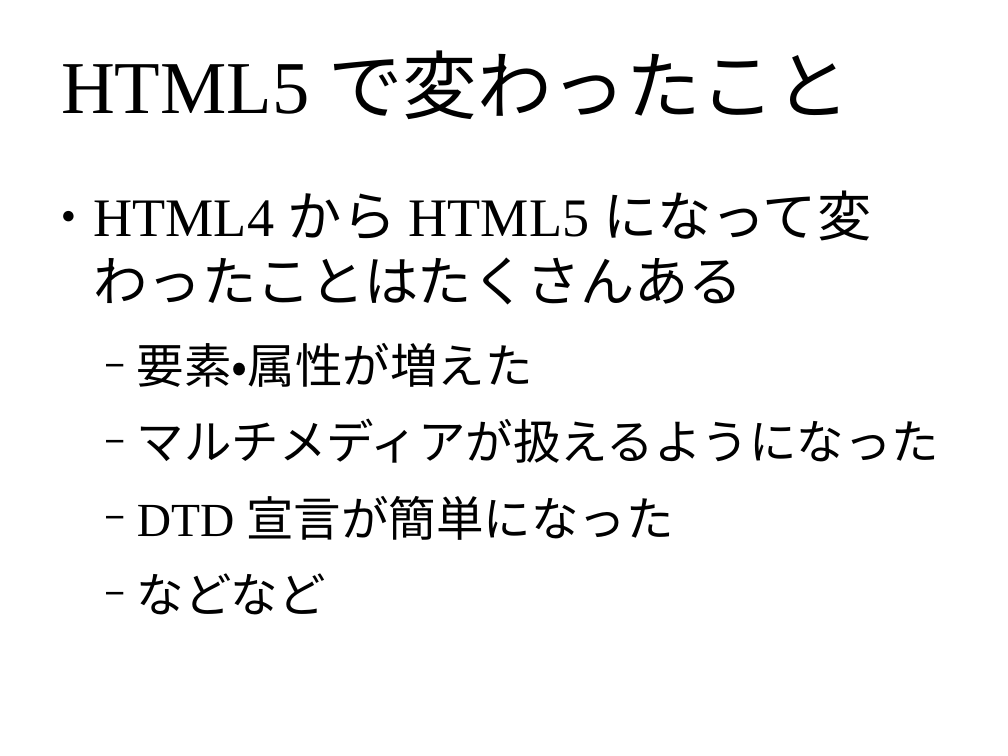
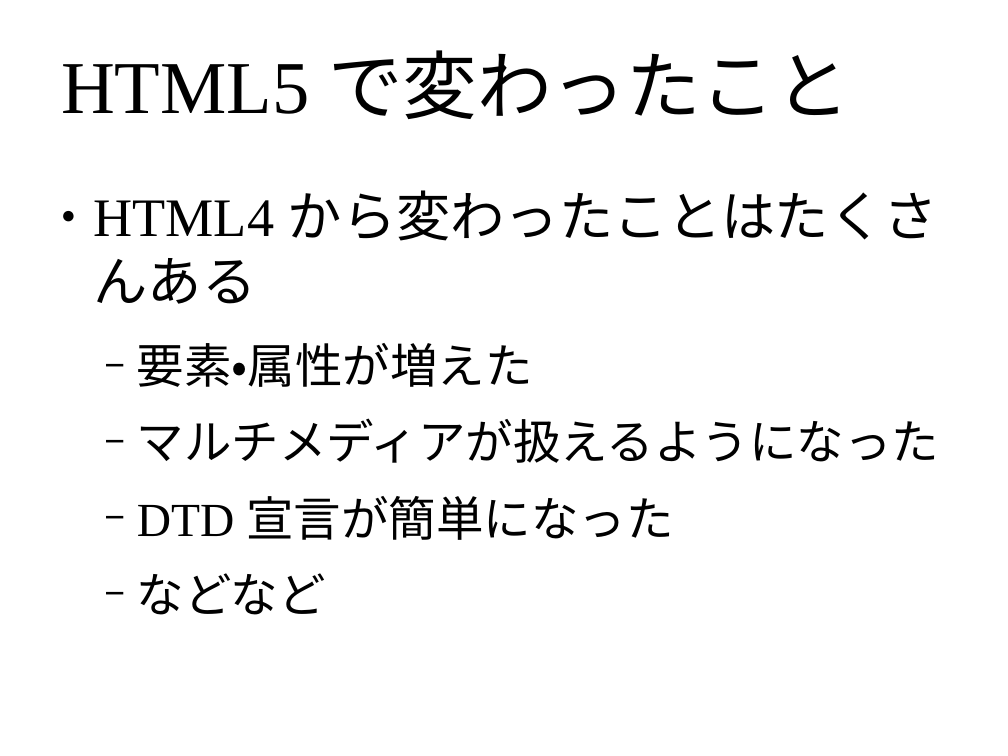
Before and after one commit to masakura/slides, a slide deck: slide 5 of html5jk#1/slide1.odp. Drawn at 1008x756 pixels with LibreOffice and Linux fonts; fonts in the diff are those of the drawing; background and template pictures are left out. Boxes give left, top, right and bottom in pixels: in the first picture for what was removed or moved away, otherwise in the second. Text is boxed around its words. In the diff, an @@ line names an element or a change of style, - is before the commit and + after.

Commit message:
HTML5 のスライドを分かりやすく

```diff
--- a/html5jk#1/slide1.odp
+++ b/html5jk#1/slide1.odp
@@ text at [94, 190, 938, 304]: text changed @@
-● HTML4 から HTML5 になって変わったことはたくさんある
+● HTML4 から変わったことはたくさんある
```
Also in this commit, not shown: 13 other slides changed, 7 slides added, 1 slide removed.
